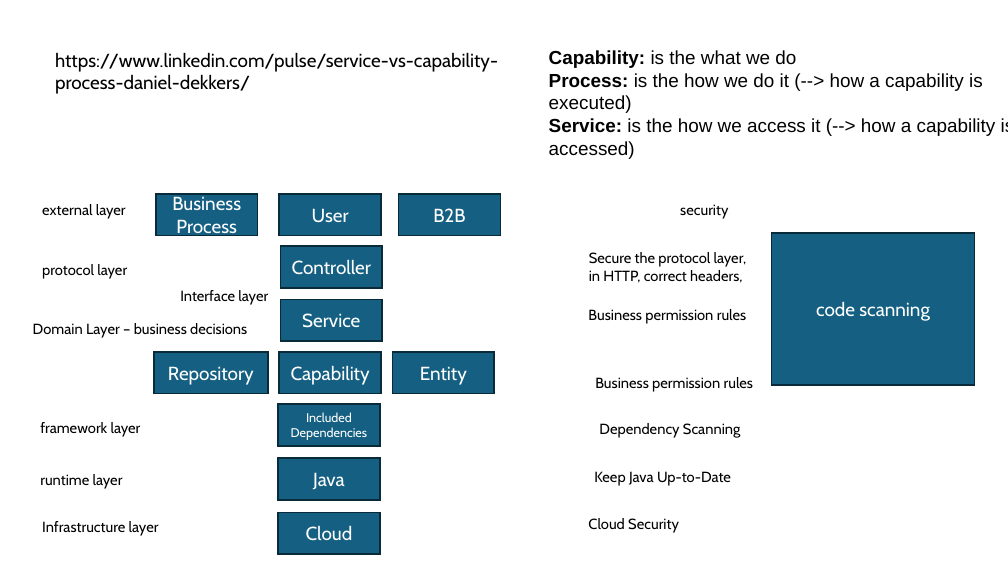
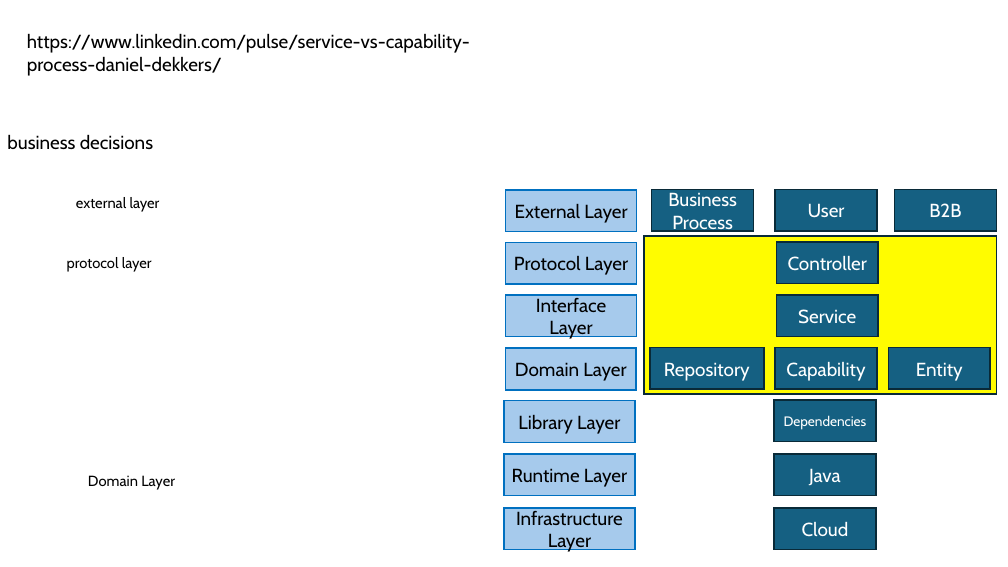
Before and after one commit to derrops-net/blog-derrops, a slide deck: slide 1 of docs/LayeredArchiecture.pptx. Drawn at 1008x567 pixels with LibreOffice and Linux fonts; fonts in the diff are those of the drawing. Boxes give left, top, right and bottom in pixels: in the first picture for what was removed or moved away, otherwise in the second. Text is boxed around its words. In the diff, an @@ line names an element or a change of style, - is before the commit and + after.

```diff
--- a/docs/LayeredArchiecture.pptx
+++ b/docs/LayeredArchiecture.pptx
@@ text "https://www.linkedin.com/pulse/service-vs-capability-process ...": place and size @@
-text "https://www.linkedin.com/pulse/service-vs-capability-process ..." at [55, 52, 498, 94]
+text "https://www.linkedin.com/pulse/service-vs-capability-process ..." at [27, 33, 470, 76]
@@ text removed at [549, 50, 1008, 136] @@
-Capability: is the what we do
-Process: is the how we do it (--> how a capability is executed)
-Service: is the how we access it (--> how a capability is accessed)
@@ text added at [7, 134, 153, 149], 18 pt, text #000000 @@
+business decisions
@@ text "external layer": place and size @@
-text "external layer" at [42, 204, 126, 219]
+text "external layer" at [76, 197, 160, 212]
@@ rectangle added at [506, 190, 637, 231], fill #A6CAEC, outline #0070C0 1.5 pt, 18 pt, text #000000 @@
+External Layer
@@ text removed at [680, 204, 728, 219] @@
-security
@@ rectangle added at [644, 236, 997, 394], fill #FFFC00, outline #092A39 1.5 pt @@
@@ rectangle removed at [771, 233, 975, 385] @@
-code scanning
@@ text "protocol layer": place and size @@
-text "protocol layer" at [42, 264, 127, 279]
+text "protocol layer" at [67, 257, 152, 272]
@@ rectangle added at [506, 243, 637, 284], fill #A6CAEC, outline #0070C0 1.5 pt, 18 pt, text #000000 @@
+Protocol Layer
@@ text removed at [589, 252, 747, 283] @@
-Secure the protocol layer, in HTTP, correct headers,
@@ rectangle "Interface Layer": place and size @@
-rectangle "Interface Layer" at [180, 290, 268, 305]
+rectangle "Interface Layer" at [506, 295, 637, 337]
@@ text in rectangle at [536, 298, 606, 339]: text changed; size 14 to 18 pt @@
-Interface layer
+Interface Layer
@@ text removed at [588, 309, 746, 324] @@
-Business permission rules
@@ rectangle added at [505, 349, 636, 390], fill #A6CAEC, outline #0070C0 1.5 pt, 18 pt, text #000000 @@
+Domain Layer
@@ text removed at [595, 377, 753, 392] @@
-Business permission rules
@@ rectangle added at [504, 401, 635, 442], fill #A6CAEC, outline #0070C0 1.5 pt, 18 pt, text #000000 @@
+Library Layer
@@ 11 rectangles: place and size @@
-11 rectangles at [154, 194, 501, 554]
+11 rectangles at [650, 190, 997, 550]
@@ text in rectangle at [784, 415, 867, 430]: text changed; size 12 to 13 pt @@
-Included Dependencies
+Dependencies
@@ text removed at [40, 422, 141, 437] @@
-framework layer
@@ text removed at [599, 423, 741, 438] @@
-Dependency Scanning
@@ text at [88, 475, 175, 490]: text changed @@
-Domain Layer – business decisions
+Domain Layer
@@ rectangle "Runtime Layer": place and size @@
-rectangle "Runtime Layer" at [40, 474, 123, 489]
+rectangle "Runtime Layer" at [504, 454, 635, 495]
@@ text in rectangle at [512, 468, 627, 487]: text changed; size 14 to 18 pt @@
-runtime layer
+Runtime Layer
@@ text removed at [594, 471, 731, 486] @@
-Keep Java Up-to-Date
@@ vertical alignment top to middle; fill none to #A6CAEC; outline none to #0070C0 1.5 pt in 3 elements at [504, 454, 635, 495], [506, 295, 637, 337], [504, 508, 635, 550] @@
@@ rectangle "Infrastructure Layer": place and size @@
-rectangle "Infrastructure Layer" at [42, 521, 159, 536]
+rectangle "Infrastructure Layer" at [504, 508, 635, 550]
@@ text in rectangle at [516, 511, 623, 553]: text changed; size 14 to 18 pt @@
-Infrastructure layer
+Infrastructure Layer
@@ text removed at [588, 518, 679, 533] @@
-Cloud Security
```
Also in this commit, not shown: 1 other slide changed, 1 slide added, 2 other files.
